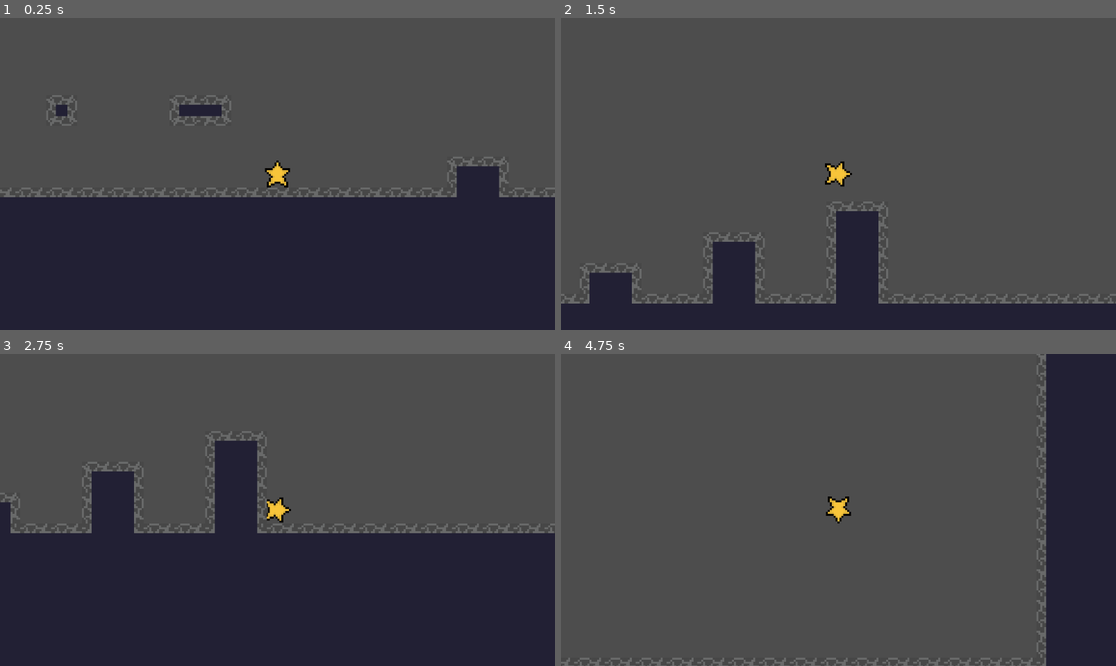
Above: before the commit, frames 1-4 (two rows, left to right).
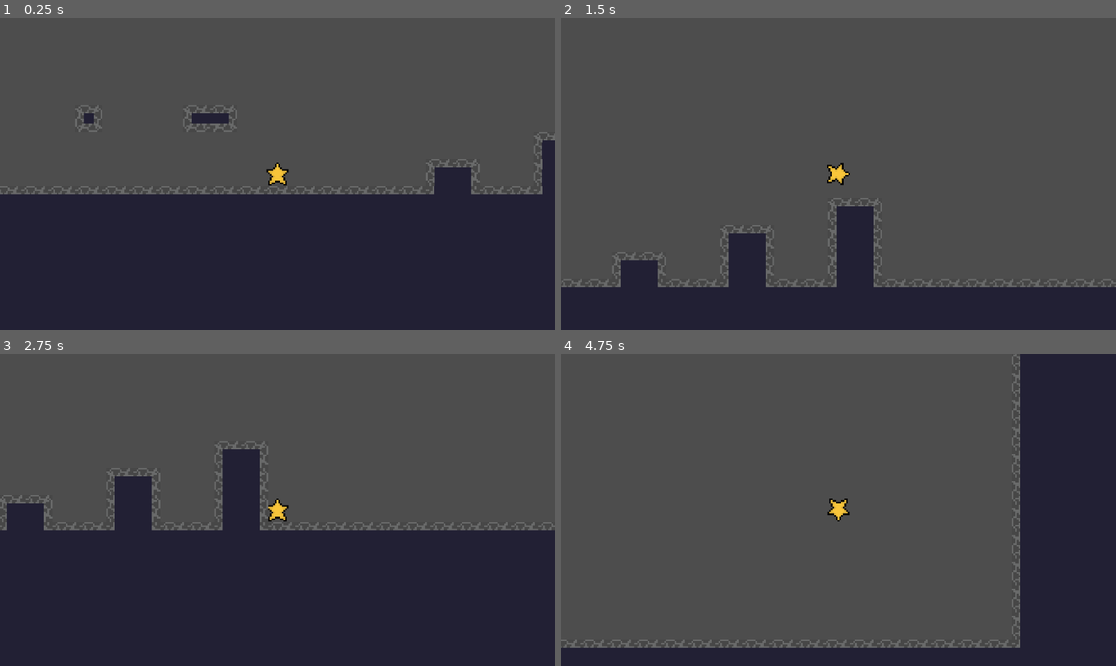
Above: after the commit, the same moments.

Repository: zackpoutziouris/2d_platformer_star
Game: Godot game, scene res://scenes/world1-sandbox.tscn
Same seed, same stepped clock (60 frames per second), same inputs: the game is played once before the commit and once after it.
Inputs:
- Up to frame 1 (0.25 s): no input
- Up to frame 2 (1.5 s): tap Enter at 0.5 s; hold D (move_right) from 0.53 s (still down); tap Space (jump) at 0.77 s
- Up to frame 3 (2.75 s): tap Space (jump) at 1.52 s; release D (move_right) at 2.03 s; hold A (move_left) from 2.03 s (still down)
- Up to frame 4 (4.75 s): release A (move_left) at 2.78 s; hold D (move_right) 2.78-4.28 s; tap Space (jump) at 3.02, 3.77, 4.52 s; hold A (move_left) from 4.28 s (still down)

The runs differ from the first frame. In frame 1, 4.4% of the frame differs, in the area x 0-100%, y 24-58%; in frame 2, 7.6%; in frame 3, 5.2%; in frame 4, 11%, in the area x 0-88%, y 0-100%.

Commit message:
Fixed walk animation
Only starts if absolute velocity is greater than 0

Diff:
--- a/star/scenes/player.tscn
+++ b/star/scenes/player.tscn
@@ -70,7 +70,7 @@
 shape = SubResource("RectangleShape2D_qhqgy")
 
 [node name="Camera2D" type="Camera2D" parent="." unique_id=1611647242]
-zoom = Vector2(4, 4)
+zoom = Vector2(3.5, 3.5)
 
 [node name="AnimationHandle" type="Node2D" parent="." unique_id=291551407]
 
--- a/star/scripts/player.gd
+++ b/star/scripts/player.gd
@@ -47,8 +47,8 @@
 	if direction != 0.0:
 		animation_handle.scale.x = -1.0 if direction < 0.0 else 1.0
 
-	# Pick the animation.
-	if direction != 0.0:
+	# Play walk only while actually moving horizontally.
+	if absf(velocity.x) > 0.0:
 		animation_player.play("walk")
 	else:
 		animation_player.play("idle")
Not shown, changed: assets/star/Sprite-0004.aseprite
